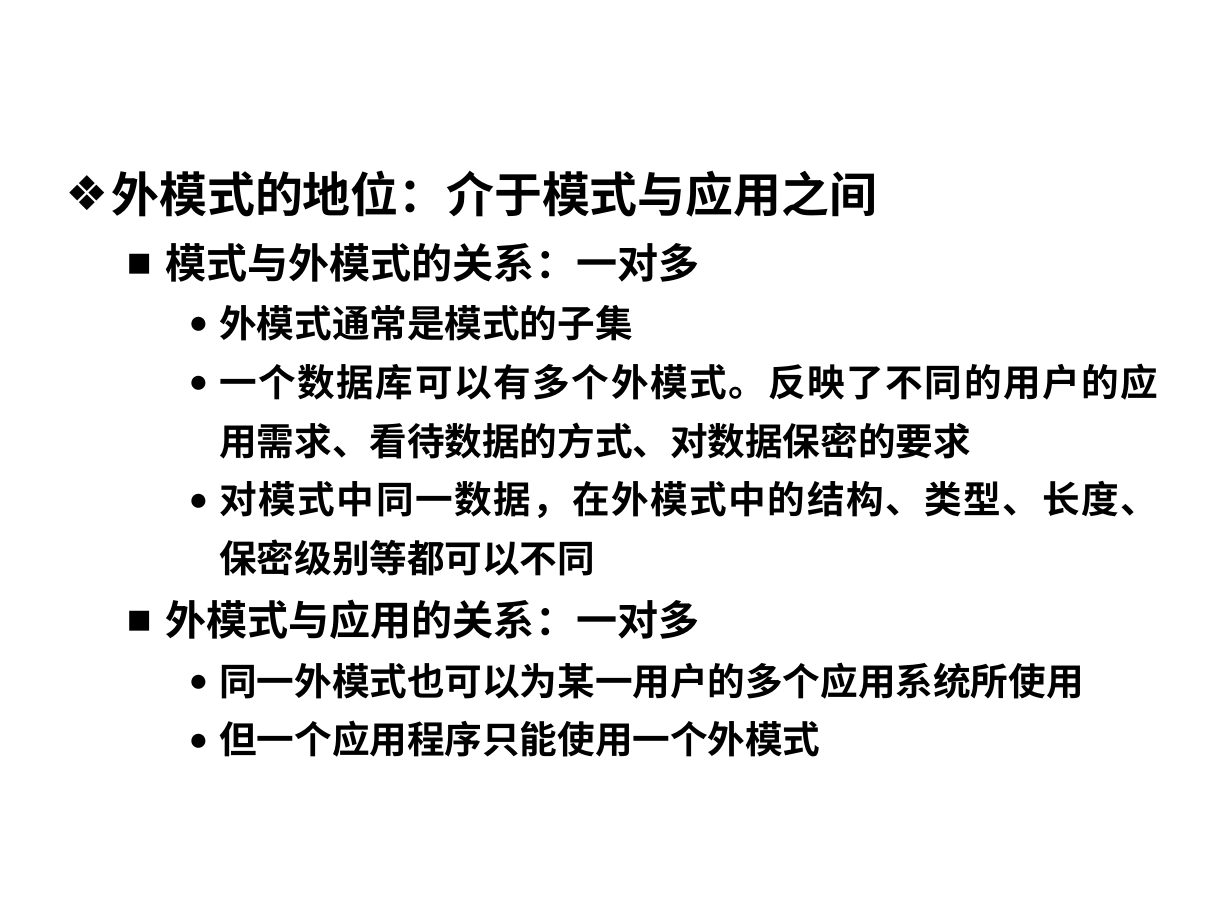
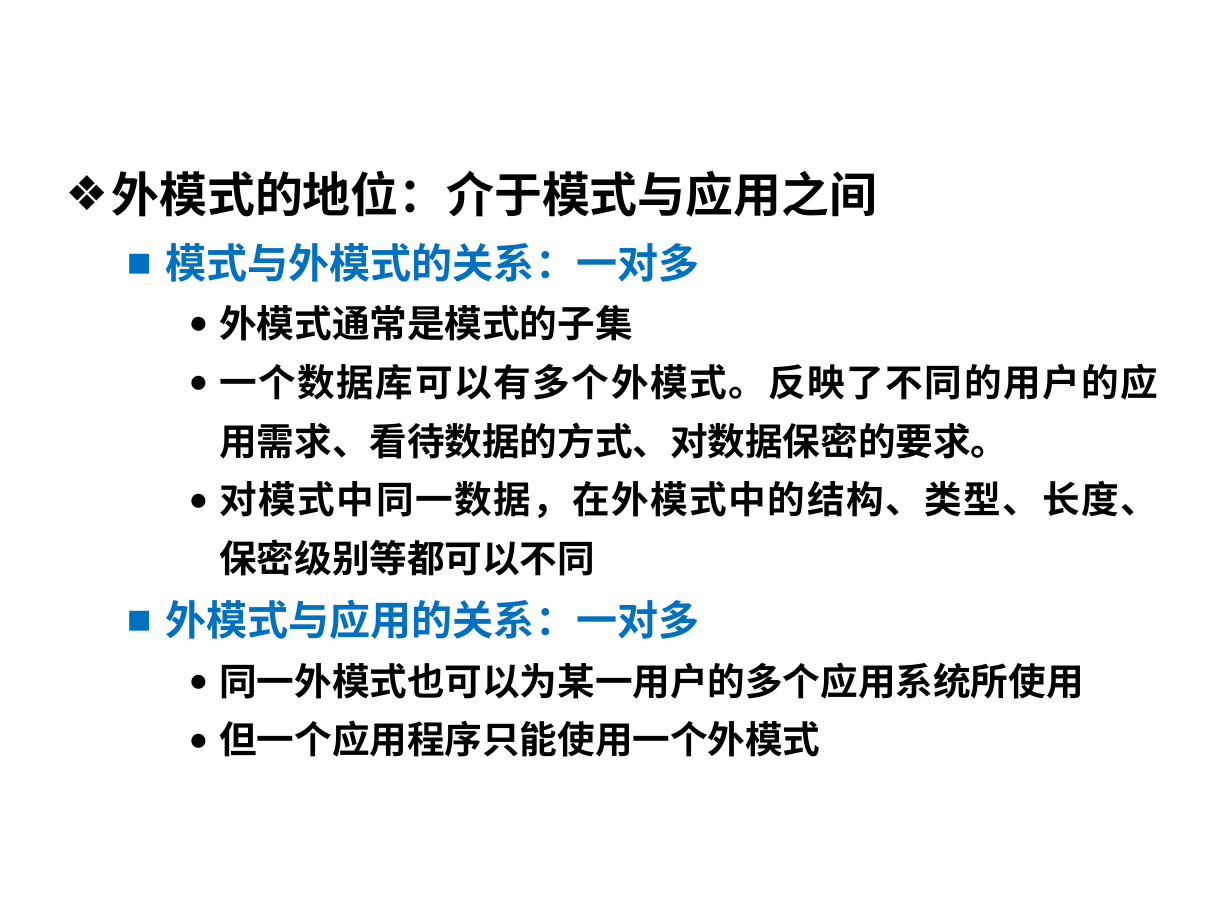
Before and after one commit to HBU/DataBase, a slide deck: slide 74 of PPT/DB第01章.ppt. Drawn at 1232x924 pixels with LibreOffice and Linux fonts; fonts in the diff are those of the drawing; background and template pictures are left out. Boxes give left, top, right and bottom in pixels: in the first picture for what was removed or moved away, otherwise in the second. Text is boxed around its words. In the diff, an @@ line names an element or a change of style, - is before the commit and + after.

```diff
--- a/PPT/DB第01章.ppt
+++ b/PPT/DB第01章.ppt
@@ text at box(165, 243, 699, 639): text colour #000000 to #0070C0 in "模式与外模式的关系：一对多", "外模式与应用的关系：一对多"; bullet colour #000000 to #0070C0 @@
@@ text at box(219, 363, 1158, 459): text changed @@
-    ● 一个数据库可以有多个外模式。反映了不同的用户的应用需求、看待数据的方式、对数据保密的要求
+    ● 一个数据库可以有多个外模式。反映了不同的用户的应用需求、看待数据的方式、对数据保密的要求。
```
Also in this commit, not shown: 13 other slides changed.
